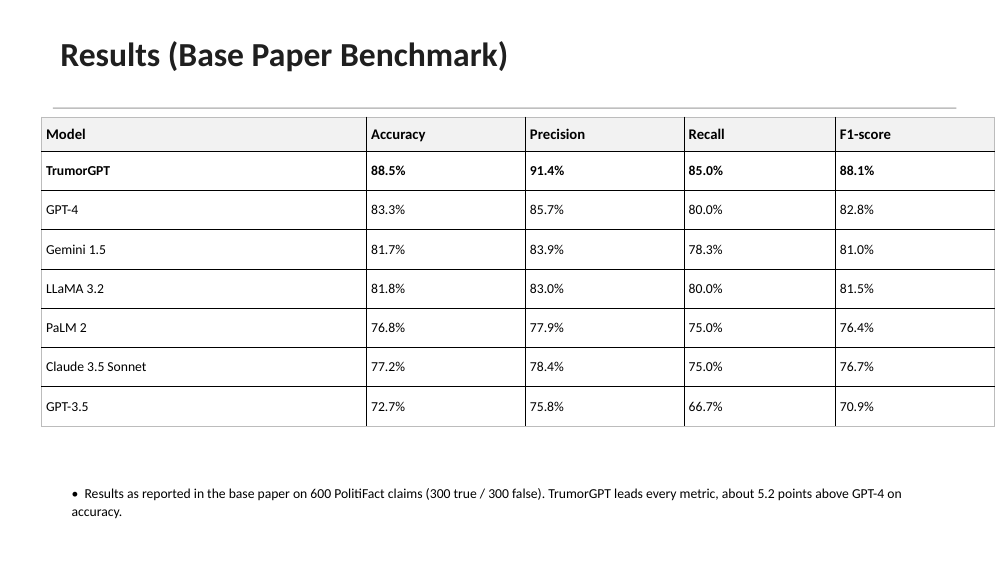
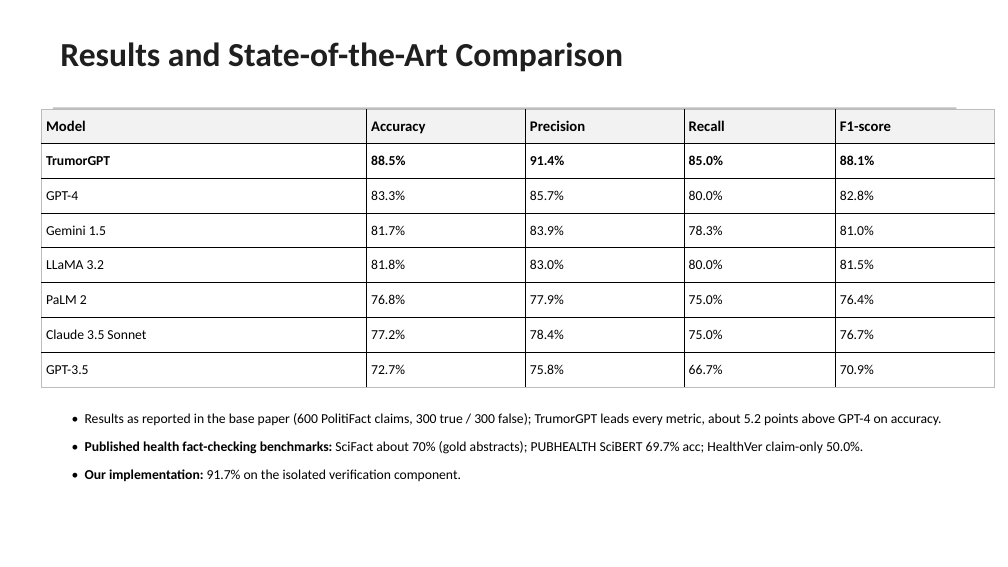
Before and after one commit to AkashNaickar/TrumorGPT, a slide deck: slide 5 of presentation/24005_179_review3.pptx (slide 6 before the commit). Drawn at 1008x567 pixels with LibreOffice and Linux fonts; fonts in the diff are those of the drawing. Boxes give left, top, right and bottom in pixels: in the first picture for what was removed or moved away, otherwise in the second. Text is boxed around its words. In the diff, an @@ line names an element or a change of style, - is before the commit and + after.

```diff
--- a/presentation/24005_179_review3.pptx
+++ b/presentation/24005_179_review3.pptx
@@ text at [60,42,623,72]: text changed @@
-Results (Base Paper Benchmark)
+Results and State-of-the-Art Comparison
@@ table: place and size @@
-table at [42,117,994,426]
+table at [42,110,994,387]
@@ text at [85,413,942,481]: text changed @@
-• Results as reported in the base paper on 600 PolitiFact claims (300 true / 300 false). TrumorGPT leads every metric, about 5.2 points above GPT-4 on accuracy.
+• Results as reported in the base paper (600 PolitiFact claims, 300 true / 300 false); TrumorGPT leads every metric, about 5.2 points above GPT-4 on accuracy.
+• Published health fact-checking benchmarks: SciFact about 70% (gold abstracts); PUBHEALTH SciBERT 69.7% acc; HealthVer claim-only 50.0%.
+• Our implementation: 91.7% on the isolated verification component.
```
Also in this commit, not shown: 2 other slides changed, 3 slides removed, 2 other files.
